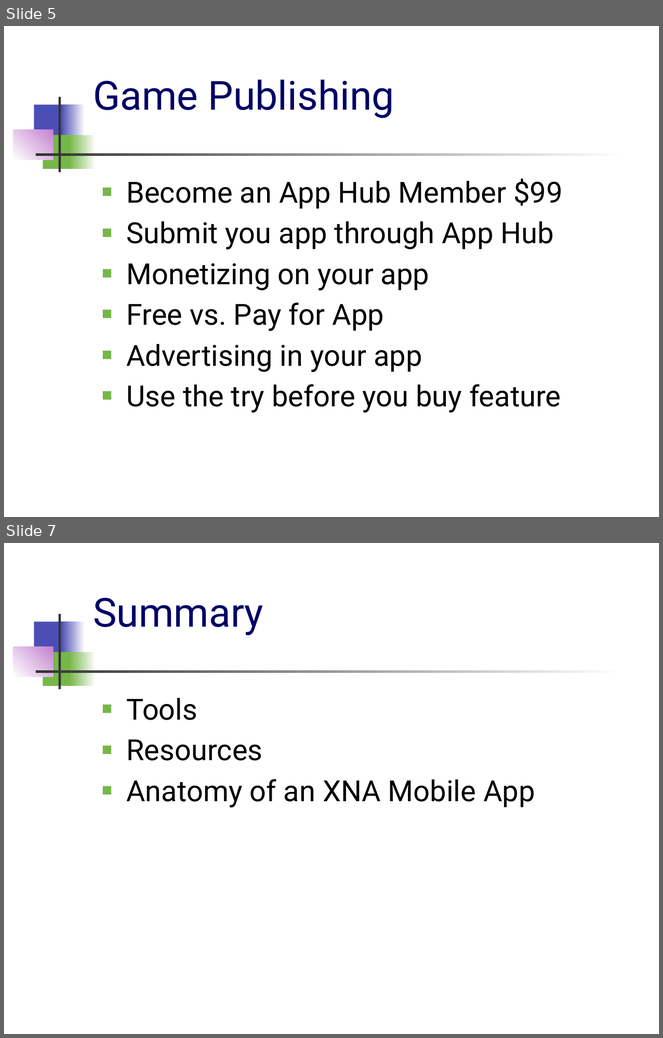
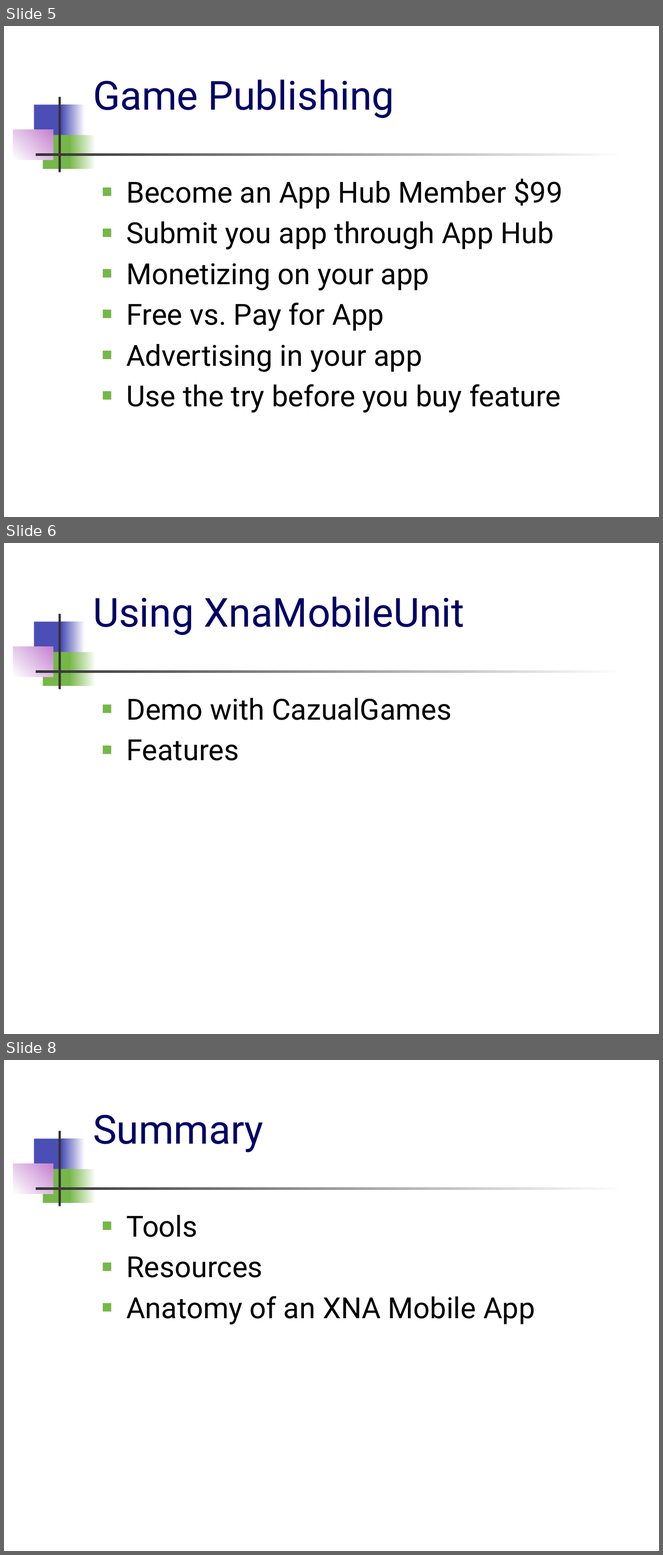
Before and after one commit to fernandozamoraj/xna-mobile-cazual-games, a slide deck: artifacts/XNA Programming on Windows Phone 7.pptx. Shown one above the other, each under a label of ours: slides 5 and 7 before the commit, slides 5, 6 and 8 after it; the slides between them are not shown. The pictures are 663x1038 and 663x1555 pixels, drawn with LibreOffice and Linux fonts; fonts in the diff are those of the drawing. Boxes give left, top, right and bottom in pixels: in the first picture for what was removed or moved away, otherwise in the second. Text is boxed around its words. In the diff, an @@ line names an element or a change of style, - is before the commit and + after.

```diff
--- a/artifacts/XNA Programming on Windows Phone 7.pptx
+++ b/artifacts/XNA Programming on Windows Phone 7.pptx
@@ slide 6 added at bbox=[4, 543, 659, 1034], background #FFFFFF; not listed: 7 template elements that a slide beside it also shows @@
@@ title added at bbox=[93, 597, 464, 635], 44 pt, text #000066 @@
+Using XnaMobileUnit
@@ text added at bbox=[126, 698, 452, 761], 32 pt, text #000000 @@
+■ Demo with CazualGames
+■ Features
@@ what was slide 7 is now slide 8 @@
```
Also in this commit, not shown: 1 slide changed, 11 other files.
